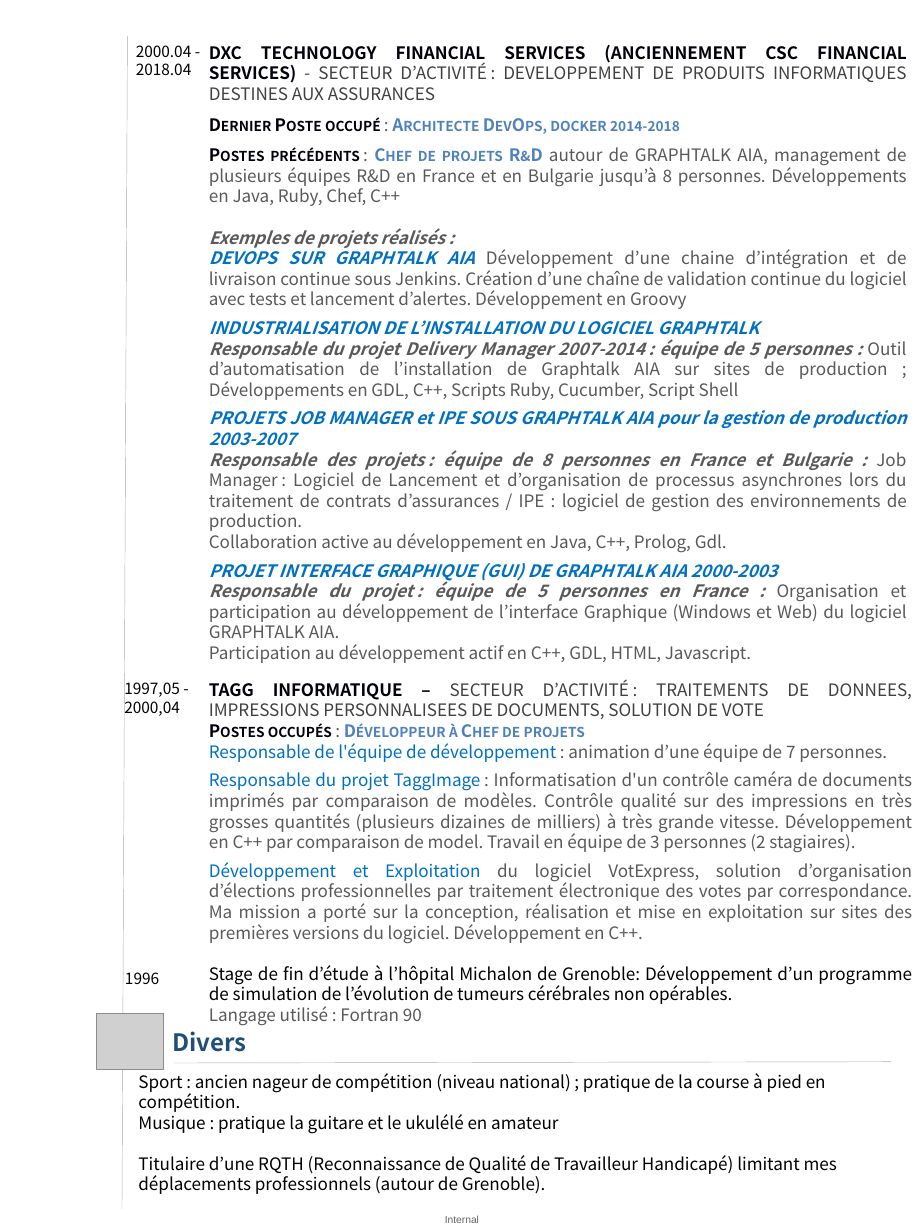
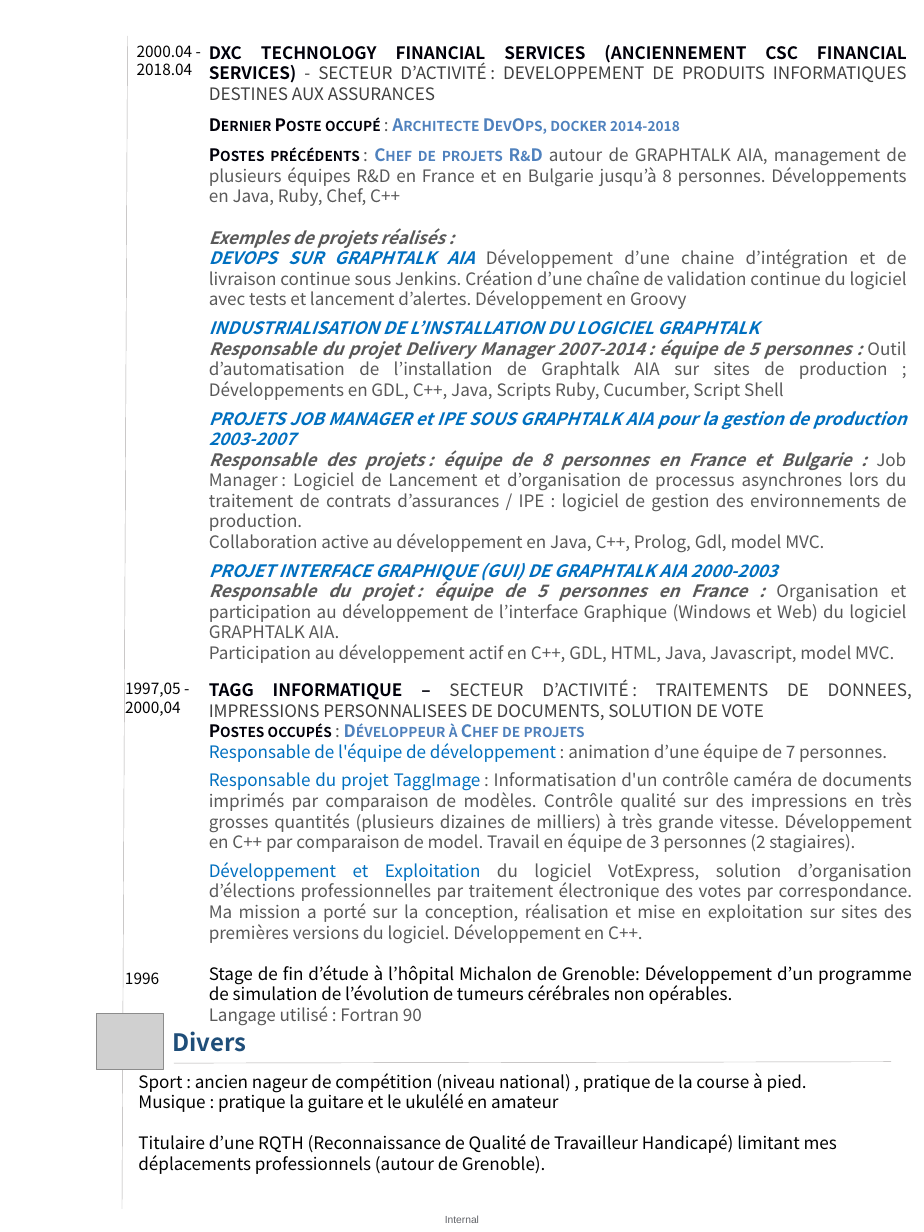
Before and after one commit to Solifred38/cv, a slide deck: slide 2 of CV_FFROMAGER.pptx. Drawn at 924x1232 pixels with LibreOffice and Linux fonts; fonts in the diff are those of the drawing; grey boxes stand for pictures. Boxes give left, top, right and bottom in pixels: in the first picture for what was removed or moved away, otherwise in the second. Text is boxed around its words. In the diff, an @@ line names an element or a change of style, - is before the commit and + after.

```diff
--- a/CV_FFROMAGER.pptx
+++ b/CV_FFROMAGER.pptx
@@ text at bbox=[209, 339, 906, 400]: text changed @@
-Responsable du projet Delivery Manager 2007-2014 : équipe de 5 personnes : Outil d’automatisation de l’installation de Graphtalk AIA sur sites de production ; Développements en GDL, C++, Scripts Ruby, Cucumber, Script Shell
+Responsable du projet Delivery Manager 2007-2014 : équipe de 5 personnes : Outil d’automatisation de l’installation de Graphtalk AIA sur sites de production ; Développements en GDL, C++, Java, Scripts Ruby, Cucumber, Script Shell
@@ text at bbox=[209, 533, 824, 552]: text changed @@
-Collaboration active au développement en Java, C++, Prolog, Gdl.
+Collaboration active au développement en Java, C++, Prolog, Gdl, model MVC.
@@ text at bbox=[209, 644, 894, 663]: text changed @@
-Participation au développement actif en C++, GDL, HTML, Javascript.
+Participation au développement actif en C++, GDL, HTML, Java, Javascript, model MVC.
@@ text at bbox=[138, 1073, 807, 1093]: text changed @@
-Sport : ancien nageur de compétition (niveau national) ; pratique de la course à pied en compétition.
+Sport : ancien nageur de compétition (niveau national) , pratique de la course à pied.
```
Also in this commit, not shown: 1 other slide changed, 1 other file.
